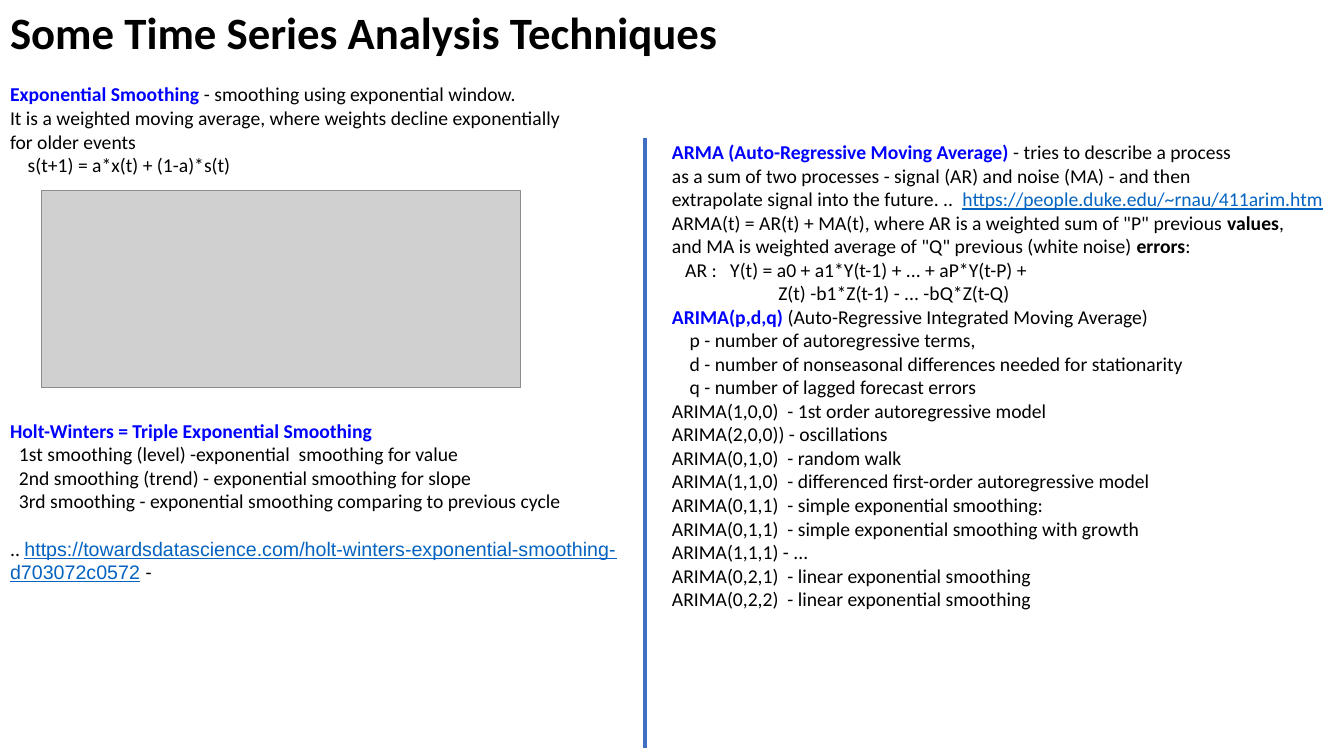
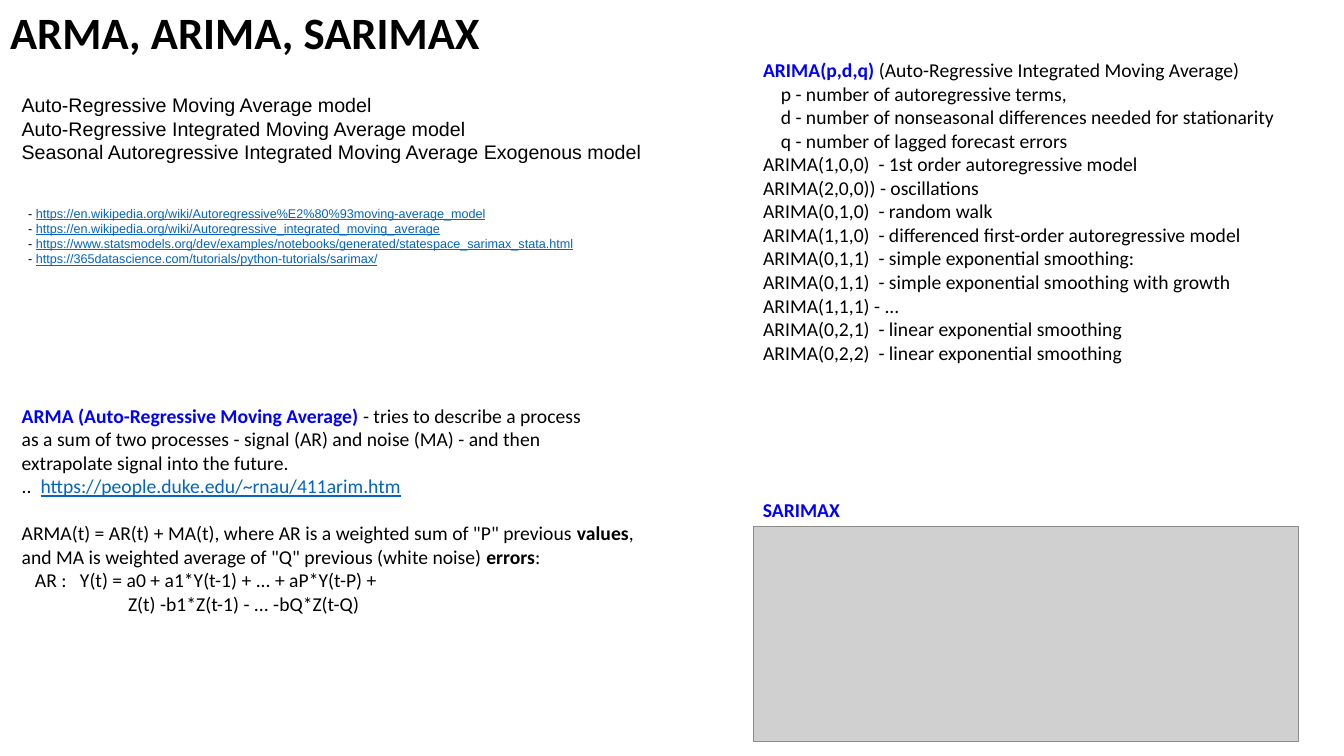
Before and after one commit to lselector/ml_ai_doc, a slide deck: slide 10 of Time_Series_Forecasting.pptx (slide 8 before the commit). Drawn at 1344x756 pixels with LibreOffice and Linux fonts; fonts in the diff are those of the drawing; grey boxes stand for pictures. Boxes give left, top, right and bottom in pixels: in the first picture for what was removed or moved away, otherwise in the second. Text is boxed around its words. In the diff, an @@ line names an element or a change of style, - is before the commit and + after.

Commit message:
Time Series Forecasting - added slides

```diff
--- a/Time_Series_Forecasting.pptx
+++ b/Time_Series_Forecasting.pptx
@@ text removed at [10,17,717,175] @@
-Some Time Series Analysis Techniques
-Exponential Smoothing - smoothing using exponential window.
-It is a weighted moving average, where weights decline exponentially
-for older events
-s(t+1) = a*x(t) + (1-a)*s(t)
@@ text added at [10,19,480,55], 32 pt, text #000000, bold @@
+ARMA, ARIMA, SARIMAX
@@ text "ARIMA(p,d,q) (Auto-Regressive Integrated Moving Average)": place and size @@
-text "ARIMA(p,d,q) (Auto-Regressive Integrated Moving Average)" at [672,144,1322,610]
+text "ARIMA(p,d,q) (Auto-Regressive Integrated Moving Average)" at [763,62,1274,364]
@@ text added at [22,97,640,163], 14 pt, text #000000 @@
+Auto-Regressive Moving Average model
+Auto-Regressive Integrated Moving Average model
+Seasonal Autoregressive Integrated Moving Average Exogenous model
@@ line removed from (645, 748) to (645, 138) @@
@@ text at [672,144,1322,303]: paragraphs removed @@
-ARMA (Auto-Regressive Moving Average) - tries to describe a process
-as a sum of two processes - signal (AR) and noise (MA) - and then
-extrapolate signal into the future. .. https://people.duke.edu/~rnau/411arim.htm
-ARMA(t) = AR(t) + MA(t), where AR is a weighted sum of "P" previous values,
-and MA is weighted average of "Q" previous (white noise) errors:
-AR : Y(t) = a0 + a1*Y(t-1) + ... + aP*Y(t-P) +
-Z(t) -b1*Z(t-1) - ... -bQ*Z(t-Q)
@@ text added at [36,209,573,266], 9 pt, text #0563C1, underline @@
+- https://en.wikipedia.org/wiki/Autoregressive%E2%80%93moving-average_model
+- https://en.wikipedia.org/wiki/Autoregressive_integrated_moving_average
+- https://www.statsmodels.org/dev/examples/notebooks/generated/statespace_sarimax_stata.html
+- https://365datascience.com/tutorials/python-tutorials/sarimax/
@@ picture removed at [41,191,520,388] @@
@@ text added at [22,408,634,614], 14 pt, text #000000 @@
+ARMA (Auto-Regressive Moving Average) - tries to describe a process
+as a sum of two processes - signal (AR) and noise (MA) - and then
+extrapolate signal into the future.
+.. https://people.duke.edu/~rnau/411arim.htm
+ARMA(t) = AR(t) + MA(t), where AR is a weighted sum of "P" previous values,
+and MA is weighted average of "Q" previous (white noise) errors:
+AR : Y(t) = a0 + a1*Y(t-1) + ... + aP*Y(t-P) +
+Z(t) -b1*Z(t-1) - ... -bQ*Z(t-Q)
@@ text removed at [10,424,615,582] @@
-Holt-Winters = Triple Exponential Smoothing
-1st smoothing (level) -exponential smoothing for value
-2nd smoothing (trend) - exponential smoothing for slope
-3rd smoothing - exponential smoothing comparing to previous cycle
-.. https://towardsdatascience.com/holt-winters-exponential-smoothing-d703072c0572 -
@@ text added at [763,504,840,517], 14 pt, text #0000FF, bold @@
+SARIMAX
@@ picture added at [753,526,1299,742] @@
```
Also in this commit, not shown: 2 other slides changed, 7 slides added, 1 other file.
